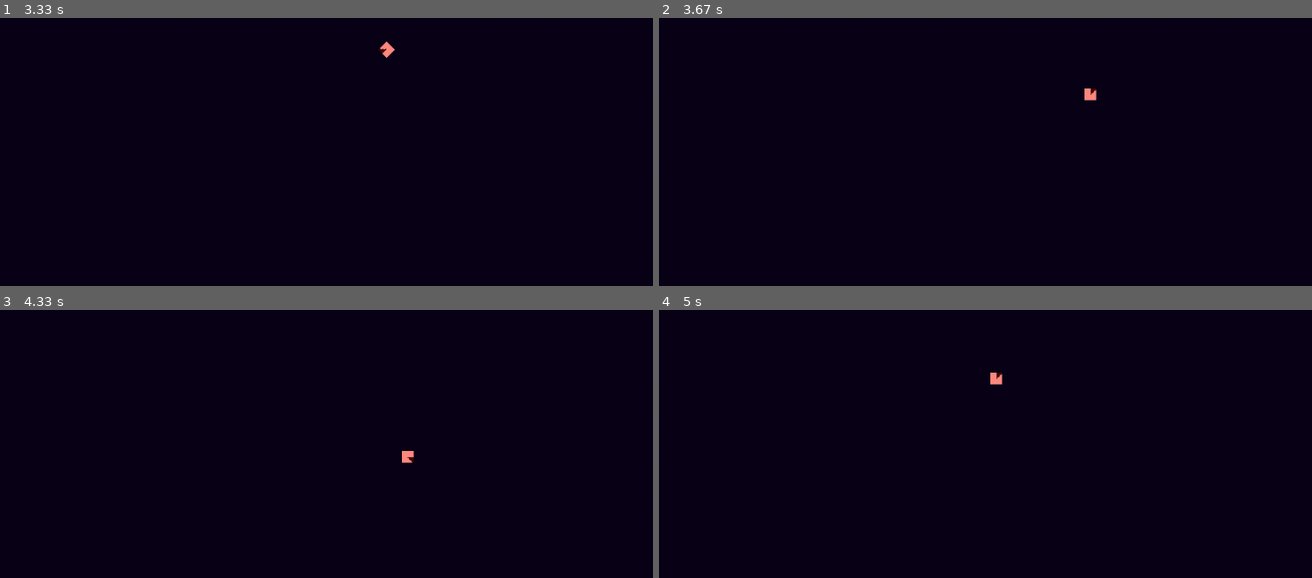
Above: before the commit, frames 1-4 (two rows, left to right).
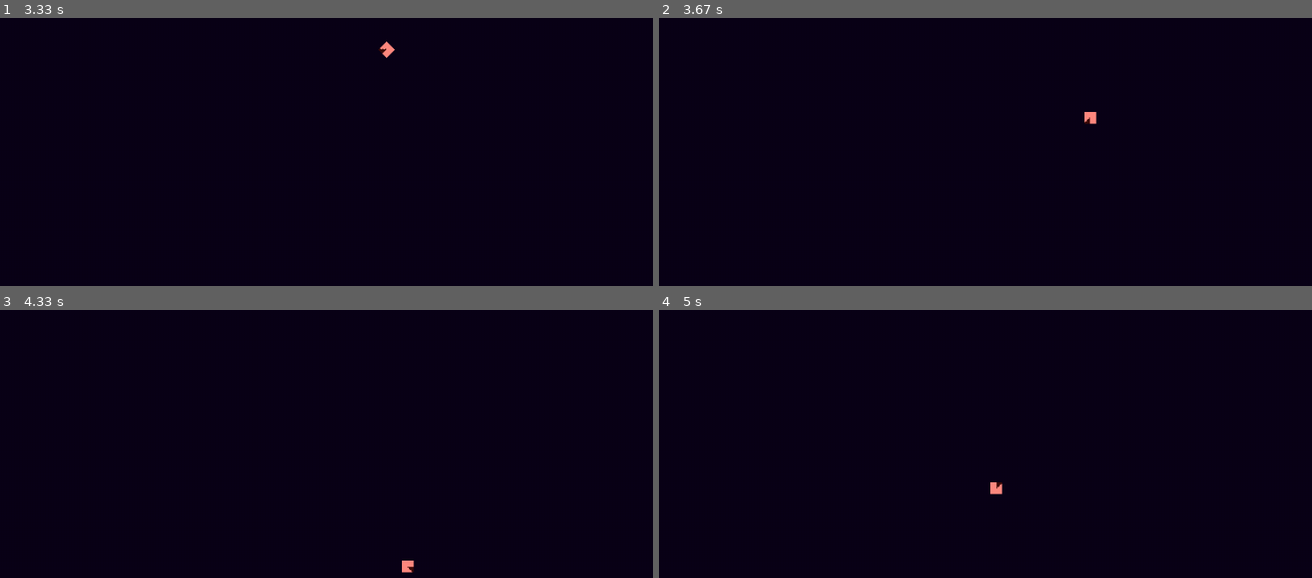
Above: after the commit, the same moments.

Repository: KhaledA2021/Pygame-Project
Game: pygame game, started from test_main.py
Two runs of this game, one before a commit and one after it. Both use one fixed random seed, a clock stepped at 60 frames per second and the inputs below.
Inputs:
- Up to frame 1 (3.33 s): tap W at 0.33 s; tap S at 0.67 s; hold Right 1-1.47 s; hold Space 1.5-1.8 s; hold Up 1.5-1.8 s; hold Up 1.83-2.13 s; hold Right 2.17-2.63 s; hold Left 2.67-3.2 s; tap K at 2.82 s; hold D from 3.23 s (still down); hold Down from 3.23 s (still down)
- Up to frame 2 (3.67 s): release D at 3.53 s; release Down at 3.53 s; hold Space from 3.57 s (still down); hold Down from 3.57 s (still down)
- Up to frame 3 (4.33 s): release Space at 3.87 s; release Down at 3.87 s; hold Down 3.9-4.2 s; tap K at 4.05 s; hold Left from 4.23 s (still down)
- Up to frame 4 (5 s): release Left at 4.63 s; hold Up from 4.67 s (still down)

Frame 1 is identical in both runs. In frame 2, 0.2% of the frame differs, in the area x 65-68%, y 26-40%; in frame 3, 0.2%; in frame 4, 0.2%, in the area x 50-53%, y 23-69%.

Commit message:
fix dash length timer

Diff:
--- a/test_player.py
+++ b/test_player.py
@@ -37,86 +37,88 @@
             if keys[pygame.K_RIGHT] or keys[pygame.K_d]:
                 if keys[pygame.K_x]:
                     self.update_values(2.5, -2.5, 45)
-                elif keys[pygame.K_SPACE]:
-                    if self.dash_cooldown_timer.remaining_time is None or self.dash_cooldown_timer.remaining_time <= 0:
-                        self.update_values(15, -15, 45)
-                        self.dash_length_timer.set_new_time(.5)
+                elif keys[pygame.K_SPACE] and (self.dash_cooldown_timer.remaining_time is None or self.dash_cooldown_timer.remaining_time <= 0):
+                    self.dash_length_timer.set_new_time(.5)
+                    self.update_values(15, -15, 45)
+
                 else:
                     self.update_values(5, -5, 45)
             elif keys[pygame.K_LEFT] or keys[pygame.K_a]:
                 if keys[pygame.K_x]:
                     self.update_values(-2.5, -2.5, 315)
-                elif keys[pygame.K_SPACE]:
-                    if self.dash_cooldown_timer.remaining_time is None or self.dash_cooldown_timer.remaining_time <= 0:
-                        self.update_values(-15, -15, 315)
-                        self.dash_length_timer.set_new_time(.5)
+                elif keys[pygame.K_SPACE] and (self.dash_cooldown_timer.remaining_time is None or self.dash_cooldown_timer.remaining_time <= 0):
+                    self.dash_length_timer.set_new_time(.5)
+                    self.update_values(-15, -15, 315)
+
                 else:
                     self.update_values(-5, -5, 315)
             else:
                 if keys[pygame.K_x]:
                     self.update_values(0, -2.5, 0)
-                elif keys[pygame.K_SPACE]:
-                    if self.dash_cooldown_timer.remaining_time is None or self.dash_cooldown_timer.remaining_time <= 0:
-                        self.update_values(0, -15, 0)
-                        self.dash_length_timer.set_new_time(.5)
+                elif keys[pygame.K_SPACE] and (self.dash_cooldown_timer.remaining_time is None or self.dash_cooldown_timer.remaining_time <= 0):
+                    self.dash_length_timer.set_new_time(.5)
+                    self.update_values(0, -15, 0)
+
                 else:
                     self.update_values(0, -5, 0)
         elif keys[pygame.K_DOWN] or keys[pygame.K_s]:
             if keys[pygame.K_RIGHT] or keys[pygame.K_d]:
                 if keys[pygame.K_x]:
                     self.update_values(2.5, 2.5, 135)
-                elif keys[pygame.K_SPACE]:
-                    if self.dash_cooldown_timer.remaining_time is None or self.dash_cooldown_timer.remaining_time <= 0:
-                        self.update_values(15, 15, 135)
-                        self.dash_length_timer.set_new_time(.5)
+                elif keys[pygame.K_SPACE] and (self.dash_cooldown_timer.remaining_time is None or self.dash_cooldown_timer.remaining_time <= 0):
+                    self.dash_length_timer.set_new_time(.5)
+                    self.update_values(15, 15, 135)
+
                 else:
                     self.update_values(5, 5, 135)
             elif keys[pygame.K_LEFT] or keys[pygame.K_a]:
                 if keys[pygame.K_x]:
                     self.update_values(-2.5, 2.5, 225)
-                elif keys[pygame.K_SPACE]:
-                    if self.dash_cooldown_timer.remaining_time is None or self.dash_cooldown_timer.remaining_time <= 0:
-                        self.update_values(-15, 15, 225)
-                        self.dash_length_timer.set_new_time(.5)
+                elif keys[pygame.K_SPACE] and (self.dash_cooldown_timer.remaining_time is None or self.dash_cooldown_timer.remaining_time <= 0):
+                    self.dash_length_timer.set_new_time(.5)
+                    self.update_values(-15, 15, 225)
+
                 else:
                     self.update_values(-5, 5, 225)
             else:
                 if keys[pygame.K_x]:
                     self.update_values(0, 2.5, 180)
-                elif keys[pygame.K_SPACE]:
-                    if self.dash_cooldown_timer.remaining_time is None or self.dash_cooldown_timer.remaining_time <= 0:
-                        self.update_values(0, 15, 180)
-                        self.dash_length_timer.set_new_time(.5)
+                elif keys[pygame.K_SPACE] and (self.dash_cooldown_timer.remaining_time is None or self.dash_cooldown_timer.remaining_time <= 0):
+                    self.dash_length_timer.set_new_time(.5)
+                    self.update_values(0, 15, 180)
+
                 else:
                     self.update_values(0, 5, 180)
         elif keys[pygame.K_RIGHT] or keys[pygame.K_d]:
             if keys[pygame.K_x]:
                 self.update_values(2.5, 0, 90)
-            elif keys[pygame.K_SPACE]:
-                if self.dash_cooldown_timer.remaining_time is None or self.dash_cooldown_timer.remaining_time <= 0:
-                    self.update_values(15, 0, 90)
-                    self.dash_length_timer.set_new_time(.5)
+            elif keys[pygame.K_SPACE] and (self.dash_cooldown_timer.remaining_time is None or self.dash_cooldown_timer.remaining_time <= 0):
+                self.dash_length_timer.set_new_time(.5)
+                self.update_values(15, 0, 90)
+
             else:
                 self.update_values(5, 0, 90)
         elif keys[pygame.K_LEFT] or keys[pygame.K_a]:
             if keys[pygame.K_x]:
                 self.update_values(-2.5, 0, 270)
-            elif keys[pygame.K_SPACE]:
-                if self.dash_cooldown_timer.remaining_time is None or self.dash_cooldown_timer.remaining_time <= 0:
-                    self.update_values(-15, 0, 270)
-                    self.dash_length_timer.set_new_time(.5)
+            elif keys[pygame.K_SPACE] and (self.dash_cooldown_timer.remaining_time is None or self.dash_cooldown_timer.remaining_time <= 0):
+                self.dash_length_timer.set_new_time(.5)
+                self.update_values(-15, 0, 270)
+
             else:
                 self.update_values(-5, 0, 270)
         else:
             self.update_values(0, 0, 0)
 
     def update_values(self, x_change, y_change, rotation):
-        #if self.dash_length_timer.remaining_time is None:
+
         try:
             if self.dash_length_timer.remaining_time <= 0:
-                self.dash_cooldown_timer.set_new_time(1)
+                self.dash_cooldown_timer.set_new_time(1.5)
+                self.dash_length_timer.remaining_time = None
         except:
-            print("DASH LENGTH ERROR")
+            print(f"Dash Length:{self.dash_length_timer.remaining_time}")
+            print(f"Dash Cooldown:{self.dash_cooldown_timer.remaining_time}")
 
         self.pos = (self.pos[0] + x_change, self.pos[1] + y_change)
         if self.pos[0] < 0:
@@ -174,8 +176,7 @@
                         self.health_cooldown_timer.set_new_time(2)
 
     def reduce_timers(self):
-        if self.health_cooldown_timer.count_down() == True:
-            print("Health Cooldown Timer Done")
+        self.health_cooldown_timer.count_down()
         if self.dash_cooldown_timer.count_down() == True:
             print("Dash Cooldown Timer Done")
         if self.dash_length_timer.count_down() == True:
